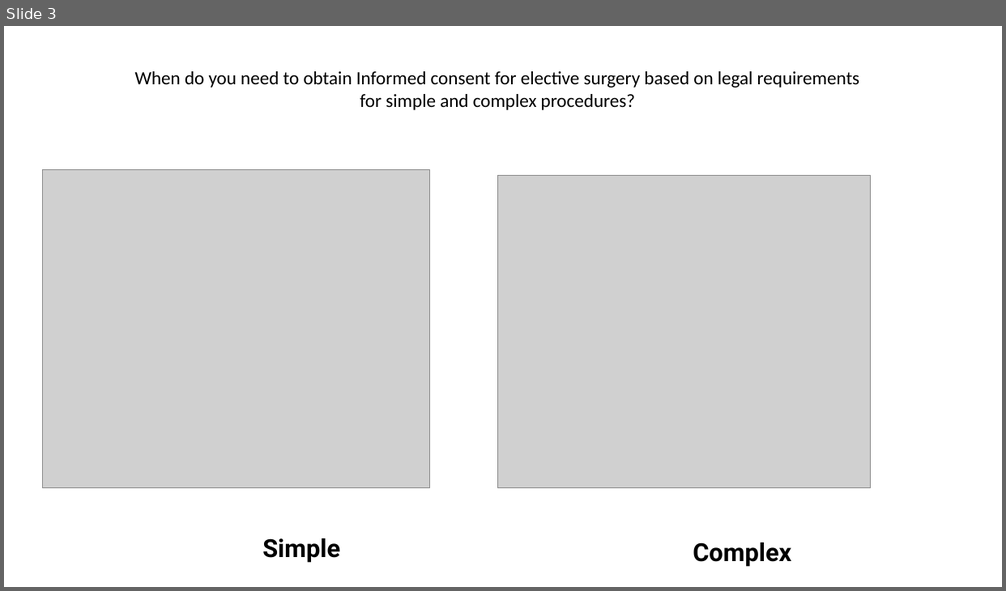
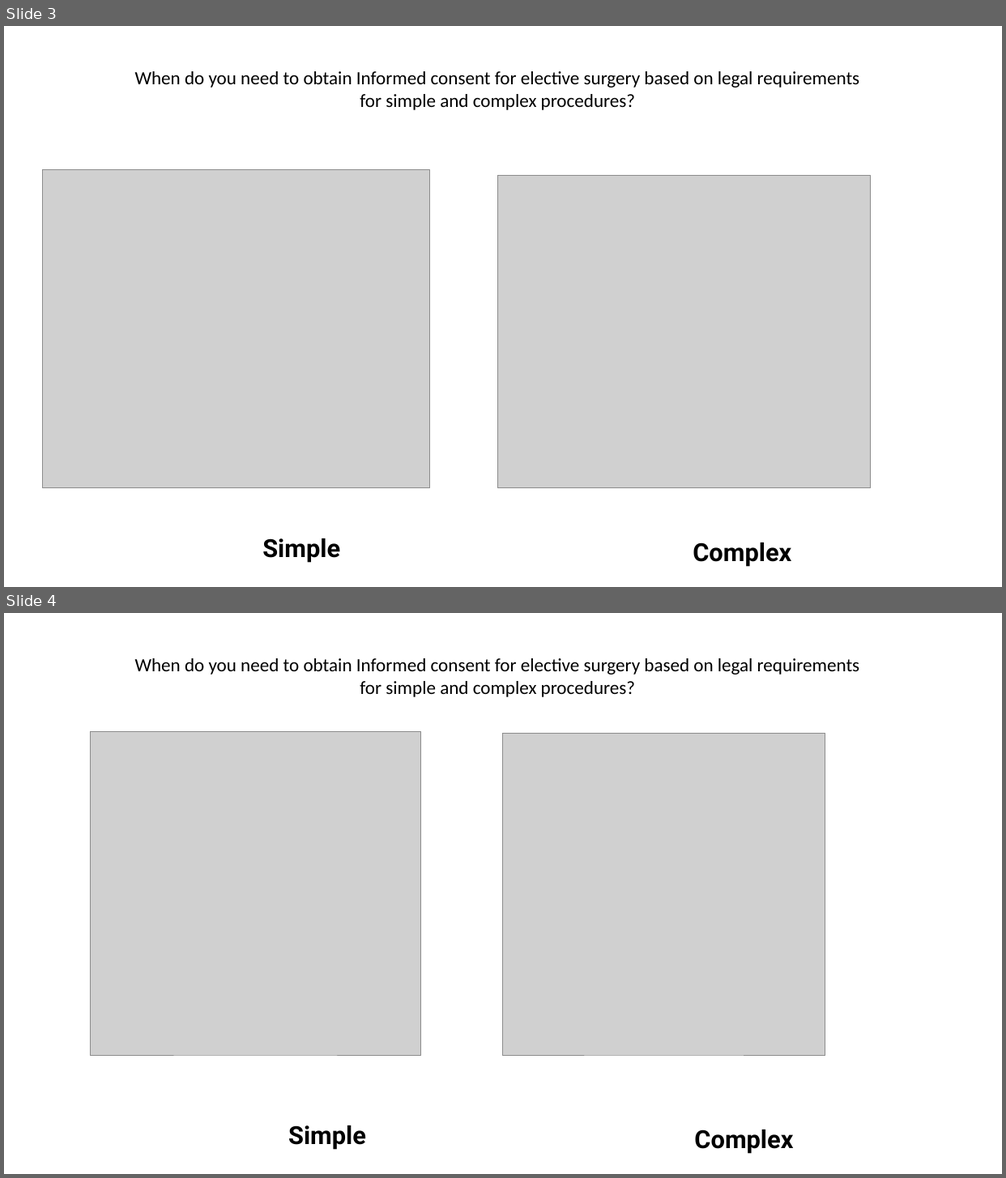
Before and after one commit to GrigorijSchleifer/EJA-ESAIC-survey, a slide deck: Plots.pptx. Shown one above the other, each under a label of ours: slide 3 before the commit, slides 3 and 4 after it. The pictures are 1006x591 and 1006x1178 pixels, drawn with LibreOffice and Linux fonts; fonts in the diff are those of the drawing; grey boxes stand for pictures. Boxes give left, top, right and bottom in pixels: in the first picture for what was removed or moved away, otherwise in the second. Text is boxed around its words. In the diff, an @@ line names an element or a change of style, - is before the commit and + after.

Commit message:
powerpoint file <24 >24 updated

```diff
--- a/Plots.pptx
+++ b/Plots.pptx
@@ slide 4 added at [4, 613, 1002, 1174], background #FFFFFF @@
@@ text added at [135, 658, 860, 697], 18 pt, text #000000 @@
+When do you need to obtain Informed consent for elective surgery based on legal requirements for simple and complex procedures?
@@ picture added at [90, 732, 421, 1055] @@
@@ picture added at [503, 733, 826, 1055] @@
@@ text added at [288, 1126, 366, 1150], 24 pt, text #000000, bold @@
+Simple
@@ text added at [694, 1130, 793, 1154], 24 pt, text #000000, bold @@
+Complex
```
Also in this commit, not shown: 1 other file.
